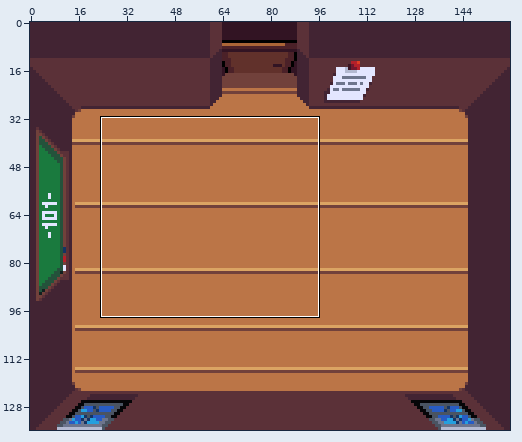
Two versions of one pixel-art file, Images/Employement Support & Assistance Center/Interior/Classroom.ase. Above: a wide view before the commit, with the close-up outlined.
Close-up. Before:
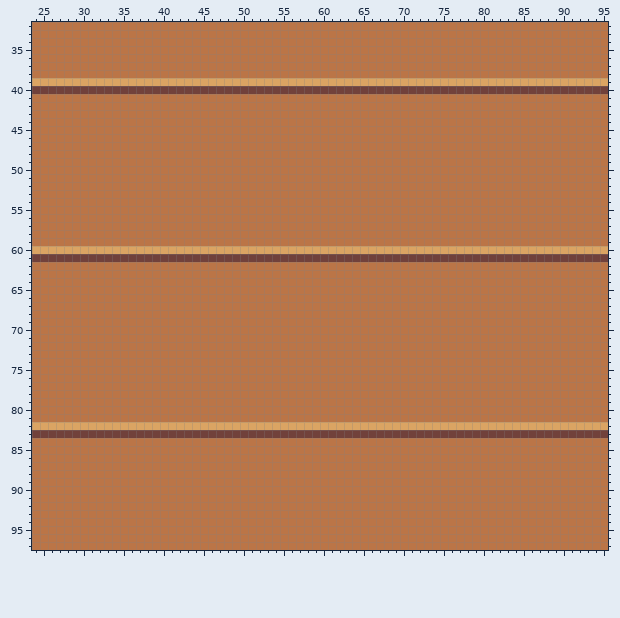
160x136 pixels, 1 frame. Shown: x 24..95, y 32..97. The commit also changed other parts of the picture, which this record leaves out.
The result:
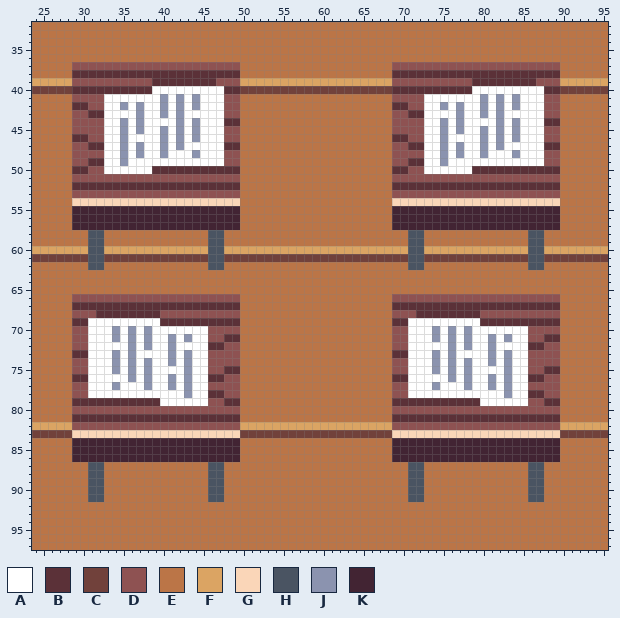
Palette (. is transparent): A #ffffff  B #5b3138  C #71413b  D #8e5252  E #bb7547  F #dba463  G #fad6b8  H #4a5462  J #8b93af  K #422433
Edits made:
layer "Desks" added
Layer "Desks":
y 37: x 29..49 EEEEEEEEEEEEEEEEEEEEE -> DDDDDDDDDDDDDDDDDDDDD; x 69..89 EEEEEEEEEEEEEEEEEEEEE -> DDDDDDDDDDDDDDDDDDDDD
y 38: x 29..49 EEEEEEEEEEEEEEEEEEEEE -> BBBBBBBBBBBBBBBBBBBBB; x 69..89 EEEEEEEEEEEEEEEEEEEEE -> BBBBBBBBBBBBBBBBBBBBB
y 39: x 29..49 FFFFFFFFFFFFFFFFFFFFF -> DDDDDDDDDDBBBBBBBBDDD; x 69..89 FFFFFFFFFFFFFFFFFFFFF -> DDDDDDDDDDBBBBBBBBDDD
y 40: x 29..49 CCCCCCCCCCCCCCCCCCCCC -> BBBBBBBBBBAAAAAAAAABB; x 69..89 CCCCCCCCCCCCCCCCCCCCC -> BBBBBBBBBBAAAAAAAAABB
y 41: x 29..49 EEEEEEEEEEEEEEEEEEEEE -> DDDDAAAAAAAJAJAJAAADD; x 69..89 EEEEEEEEEEEEEEEEEEEEE -> DDDDAAAAAAAJAJAJAAADD
y 42: x 29..49 EEEEEEEEEEEEEEEEEEEEE -> BBDDAAJAJAAJAJAJAAADD; x 69..89 EEEEEEEEEEEEEEEEEEEEE -> BBDDAAJAJAAJAJAJAAADD
y 43: x 29..49 EEEEEEEEEEEEEEEEEEEEE -> DDBBAAAAJAAJAJAAAAADD; x 69..89 EEEEEEEEEEEEEEEEEEEEE -> DDBBAAAAJAAJAJAAAAADD
y 44: x 29..49 EEEEEEEEEEEEEEEEEEEEE -> DDDDAAJAJAAAAJAJAAABB; x 69..89 EEEEEEEEEEEEEEEEEEEEE -> DDDDAAJAJAAAAJAJAAABB
y 45: x 29..49 EEEEEEEEEEEEEEEEEEEEE -> DDDDAAJAJAAJAJAJAAADD; x 69..89 EEEEEEEEEEEEEEEEEEEEE -> DDDDAAJAJAAJAJAJAAADD
y 46: x 29..49 EEEEEEEEEEEEEEEEEEEEE -> BBDDAAJAAAAJAJAJAAADD; x 69..89 EEEEEEEEEEEEEEEEEEEEE -> BBDDAAJAAAAJAJAJAAADD
y 47: x 29..49 EEEEEEEEEEEEEEEEEEEEE -> DDBBAAJAJAAJAJAAAAABB; x 69..89 EEEEEEEEEEEEEEEEEEEEE -> DDBBAAJAJAAJAJAAAAABB
y 48: x 29..49 EEEEEEEEEEEEEEEEEEEEE -> DDDDAAJAJAAJAAAJAAADD; x 69..89 EEEEEEEEEEEEEEEEEEEEE -> DDDDAAJAJAAJAAAJAAADD
y 49: x 29..49 EEEEEEEEEEEEEEEEEEEEE -> DDBBAAJAAAAAAAAAAAADD; x 69..89 EEEEEEEEEEEEEEEEEEEEE -> DDBBAAJAAAAAAAAAAAADD
y 50: x 29..49 EEEEEEEEEEEEEEEEEEEEE -> BBDDAAAAAABBBBBBBBBBB; x 69..89 EEEEEEEEEEEEEEEEEEEEE -> BBDDAAAAAABBBBBBBBBBB
y 51: x 29..49 EEEEEEEEEEEEEEEEEEEEE -> DDDDDDDDDDDDDDDDDDDDD; x 69..89 EEEEEEEEEEEEEEEEEEEEE -> DDDDDDDDDDDDDDDDDDDDD
y 52: x 29..49 EEEEEEEEEEEEEEEEEEEEE -> BBBBBBBBBBBBBBBBBBBBB; x 69..89 EEEEEEEEEEEEEEEEEEEEE -> BBBBBBBBBBBBBBBBBBBBB
y 53: x 29..49 EEEEEEEEEEEEEEEEEEEEE -> DDDDDDDDDDDDDDDDDDDDD; x 69..89 EEEEEEEEEEEEEEEEEEEEE -> DDDDDDDDDDDDDDDDDDDDD
y 54: x 29..49 EEEEEEEEEEEEEEEEEEEEE -> GGGGGGGGGGGGGGGGGGGGG; x 69..89 EEEEEEEEEEEEEEEEEEEEE -> GGGGGGGGGGGGGGGGGGGGG
y 55..57: x 29..49 EEEEEEEEEEEEEEEEEEEEE -> KKKKKKKKKKKKKKKKKKKKK; x 69..89 EEEEEEEEEEEEEEEEEEEEE -> KKKKKKKKKKKKKKKKKKKKK
y 58..59: x 31..32 EE -> HH; x 46..47 EE -> HH; x 71..72 EE -> HH; x 86..87 EE -> HH
y 60: x 31..32 FF -> HH; x 46..47 FF -> HH; x 71..72 FF -> HH; x 86..87 FF -> HH
y 61: x 31..32 CC -> HH; x 46..47 CC -> HH; x 71..72 CC -> HH; x 86..87 CC -> HH
y 62: x 31..32 EE -> HH; x 46..47 EE -> HH; x 71..72 EE -> HH; x 86..87 EE -> HH
y 66: x 29..49 EEEEEEEEEEEEEEEEEEEEE -> DDDDDDDDDDDDDDDDDDDDD; x 69..89 EEEEEEEEEEEEEEEEEEEEE -> DDDDDDDDDDDDDDDDDDDDD
y 67: x 29..49 EEEEEEEEEEEEEEEEEEEEE -> BBBBBBBBBBBBBBBBBBBBB; x 69..89 EEEEEEEEEEEEEEEEEEEEE -> BBBBBBBBBBBBBBBBBBBBB
y 68: x 29..49 EEEEEEEEEEEEEEEEEEEEE -> DDDBBBBBBBBDDDDDDDDDD; x 69..89 EEEEEEEEEEEEEEEEEEEEE -> DDDBBBBBBBBDDDDDDDDDD
y 69: x 29..49 EEEEEEEEEEEEEEEEEEEEE -> BBAAAAAAAAABBBBBBBBBB; x 69..89 EEEEEEEEEEEEEEEEEEEEE -> BBAAAAAAAAABBBBBBBBBB
y 70: x 29..49 EEEEEEEEEEEEEEEEEEEEE -> DDAAAJAJAJAAAAAAADDDD; x 69..89 EEEEEEEEEEEEEEEEEEEEE -> DDAAAJAJAJAAAAAAADDDD
y 71: x 29..49 EEEEEEEEEEEEEEEEEEEEE -> DDAAAJAJAJAAJAJAADDBB; x 69..89 EEEEEEEEEEEEEEEEEEEEE -> DDAAAJAJAJAAJAJAADDBB
y 72: x 29..49 EEEEEEEEEEEEEEEEEEEEE -> DDAAAAAJAJAAJAAAABBDD; x 69..89 EEEEEEEEEEEEEEEEEEEEE -> DDAAAAAJAJAAJAAAABBDD
y 73: x 29..49 EEEEEEEEEEEEEEEEEEEEE -> BBAAAJAJAAAAJAJAADDDD; x 69..89 EEEEEEEEEEEEEEEEEEEEE -> BBAAAJAJAAAAJAJAADDDD
y 74: x 29..49 EEEEEEEEEEEEEEEEEEEEE -> DDAAAJAJAJAAJAJAADDDD; x 69..89 EEEEEEEEEEEEEEEEEEEEE -> DDAAAJAJAJAAJAJAADDDD
y 75: x 29..49 EEEEEEEEEEEEEEEEEEEEE -> DDAAAJAJAJAAAAJAADDBB; x 69..89 EEEEEEEEEEEEEEEEEEEEE -> DDAAAJAJAJAAAAJAADDBB
y 76: x 29..49 EEEEEEEEEEEEEEEEEEEEE -> BBAAAAAJAJAAJAJAABBDD; x 69..89 EEEEEEEEEEEEEEEEEEEEE -> BBAAAAAJAJAAJAJAABBDD
y 77: x 29..49 EEEEEEEEEEEEEEEEEEEEE -> DDAAAJAAAJAAJAJAADDDD; x 69..89 EEEEEEEEEEEEEEEEEEEEE -> DDAAAJAAAJAAJAJAADDDD
y 78: x 29..49 EEEEEEEEEEEEEEEEEEEEE -> DDAAAAAAAAAAAAJAABBDD; x 69..89 EEEEEEEEEEEEEEEEEEEEE -> DDAAAAAAAAAAAAJAABBDD
y 79: x 29..49 EEEEEEEEEEEEEEEEEEEEE -> BBBBBBBBBBBAAAAAADDBB; x 69..89 EEEEEEEEEEEEEEEEEEEEE -> BBBBBBBBBBBAAAAAADDBB
y 80: x 29..49 EEEEEEEEEEEEEEEEEEEEE -> DDDDDDDDDDDDDDDDDDDDD; x 69..89 EEEEEEEEEEEEEEEEEEEEE -> DDDDDDDDDDDDDDDDDDDDD
y 81: x 29..49 EEEEEEEEEEEEEEEEEEEEE -> BBBBBBBBBBBBBBBBBBBBB; x 69..89 EEEEEEEEEEEEEEEEEEEEE -> BBBBBBBBBBBBBBBBBBBBB
y 82: x 29..49 FFFFFFFFFFFFFFFFFFFFF -> DDDDDDDDDDDDDDDDDDDDD; x 69..89 FFFFFFFFFFFFFFFFFFFFF -> DDDDDDDDDDDDDDDDDDDDD
y 83: x 29..49 CCCCCCCCCCCCCCCCCCCCC -> GGGGGGGGGGGGGGGGGGGGG; x 69..89 CCCCCCCCCCCCCCCCCCCCC -> GGGGGGGGGGGGGGGGGGGGG
y 84..86: x 29..49 EEEEEEEEEEEEEEEEEEEEE -> KKKKKKKKKKKKKKKKKKKKK; x 69..89 EEEEEEEEEEEEEEEEEEEEE -> KKKKKKKKKKKKKKKKKKKKK
y 87..91: x 31..32 EE -> HH; x 46..47 EE -> HH; x 71..72 EE -> HH; x 86..87 EE -> HH
Pixel boxes of the changes (left, top, right, bottom) in both close-ups:
changed: (72, 62, 240, 502)
changed: (392, 62, 560, 502)
